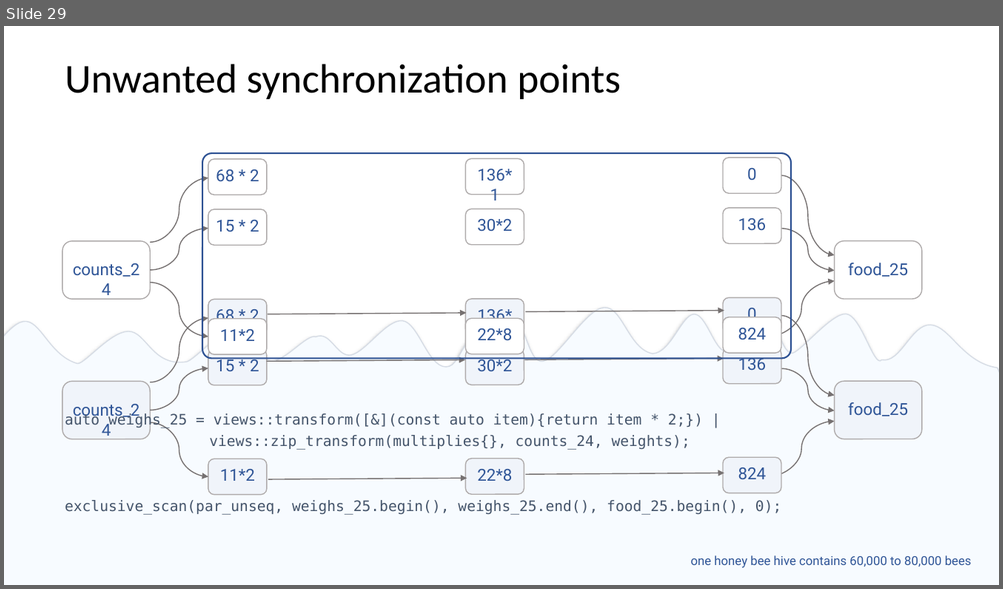
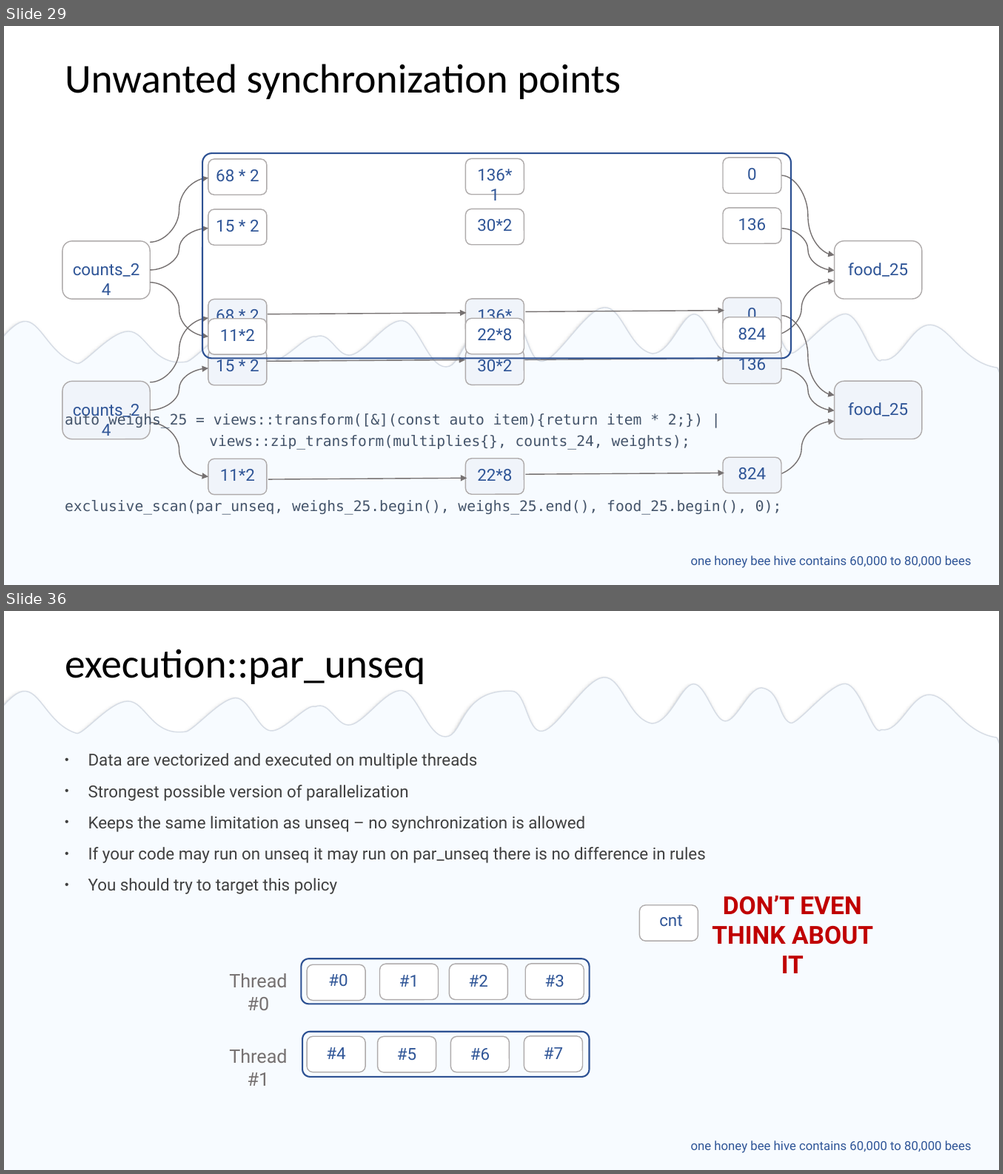
Before and after one commit to EmptySquareBubble/StoriesFromAParallelUniverse-, a slide deck: stories_from_a_paralel_universe.pptx. Shown one above the other, each under a label of ours: slide 29 before the commit, slides 29 and 36 after it; the slides between them are not shown. The pictures are 1003x589 and 1003x1174 pixels, drawn with LibreOffice and Linux fonts; fonts in the diff are those of the drawing. Boxes give left, top, right and bottom in pixels: in the first picture for what was removed or moved away, otherwise in the second. Text is boxed around its words. In the diff, an @@ line names an element or a change of style, - is before the commit and + after.

```diff
--- a/stories_from_a_paralel_universe.pptx
+++ b/stories_from_a_paralel_universe.pptx
@@ slide 36 added at (4,611,999,1170), background #FFFFFF @@
@@ title added at (65,649,425,684), 39.6 pt, text #000000 @@
+execution::par_unseq
@@ freeform shape added at (4,667,999,769), fill #F7FBFF, outline #D6DCE5 1 pt @@
@@ rectangle added at (4,744,999,1170), fill #F7FBFF @@
@@ text added at (88,753,706,894), 16 pt, text #404040 @@
+  • Data are vectorized and executed on multiple threads
+  • Strongest possible version of parallelization
+  • Keeps the same limitation as unseq – no synchronization is allowed
+  • If your code may run on unseq it may run on par_unseq there is no difference in rules
+  • You should try to target this policy
@@ text added at (711,895,873,974), 24 pt, text #C00000, bold @@
+  DON’T EVEN THINK ABOUT IT
@@ rounded rectangle added at (640,906,698,942), fill #FFFFFF, outline #AFABAB 1 pt @@
@@ text added at (659,915,682,927), 16 pt, text #2F5597 @@
+  cnt
@@ group added at (229,960,589,1086): 10 rounded rectangles, 10 texts @@
+  #0
+  #1
+  #2
+  #3
+  #4
+  #5
+  #6
+  #7
+  Thread #0
+  Thread #1
@@ text added at (691,1141,971,1153), 12 pt, text #2F5597 @@
+  one honey bee hive contains 60,000 to 80,000 bees
```
Also in this commit, not shown: 5 slides changed, 6 other slides added, 1 other file.
